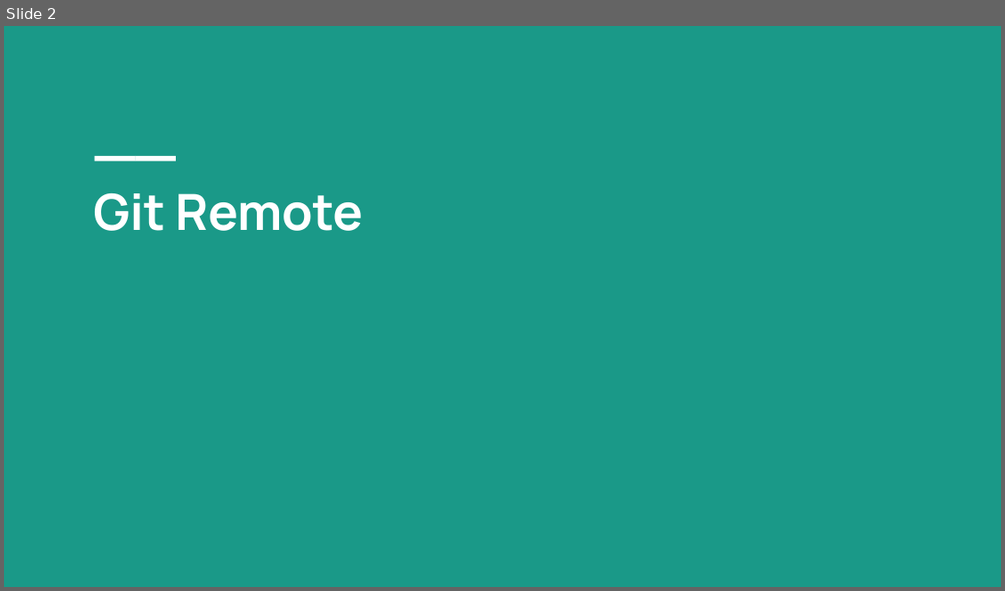
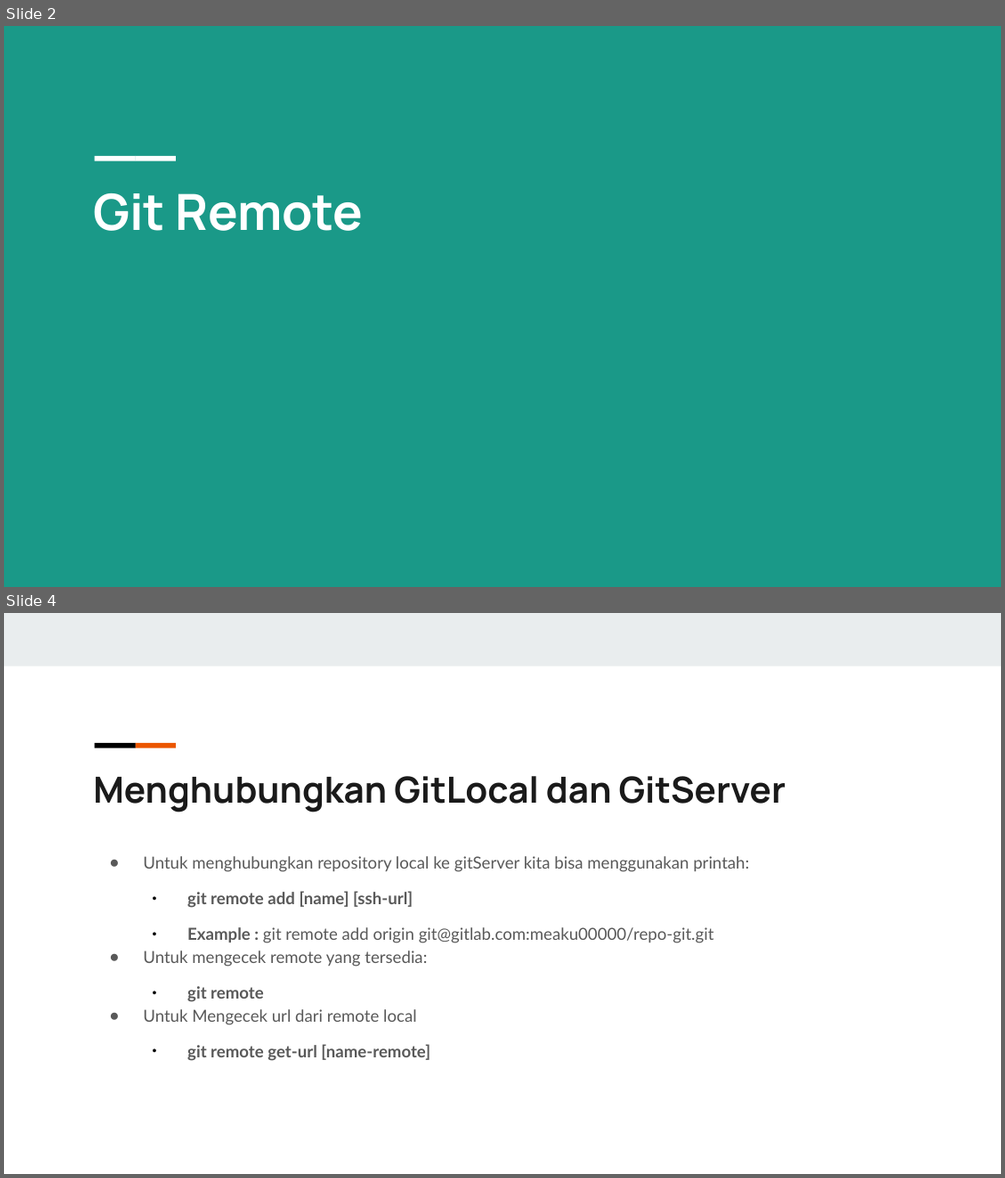
Before and after one commit to meakutamvan/repo-git, a slide deck: 1.1 Learn Git/Recap Git.pptx. Shown one above the other, each under a label of ours: slide 2 before the commit, slides 2 and 4 after it; the slides between them are not shown. The pictures are 1005x591 and 1005x1178 pixels, drawn with LibreOffice and Linux fonts; fonts in the diff are those of the drawing. Boxes give left, top, right and bottom in pixels: in the first picture for what was removed or moved away, otherwise in the second. Text is boxed around its words. In the diff, an @@ line names an element or a change of style, - is before the commit and + after.

Commit message:
complite learn git remote season1 at PZN

```diff
--- a/1.1 Learn Git/Recap Git.pptx
+++ b/1.1 Learn Git/Recap Git.pptx
@@ slide 4 added at <box>4,613,1001,1174</box>, background #FFFFFF @@
@@ rectangle added at <box>4,613,1001,666</box>, fill #E9EDEE @@
@@ rectangle added at <box>95,743,136,747</box>, fill #000000 @@
@@ rectangle added at <box>135,743,176,747</box>, fill #EB5600 @@
@@ text added at <box>93,776,786,812</box>, 26 pt, text #1A1A1A, bold @@
+Menghubungkan GitLocal dan GitServer
@@ text added at <box>143,856,749,1061</box>, 12 pt, text #595959 @@
+● Untuk menghubungkan repository local ke gitServer kita bisa menggunakan printah:
+  • git remote add [name] [ssh-url]
+  • Example : git remote add origin git@gitlab.com:meaku00000/repo-git.git
+● Untuk mengecek remote yang tersedia:
+  • git remote
+● Untuk Mengecek url dari remote local
+  • git remote get-url [name-remote]
```
Also in this commit, not shown: 7 other slides added, 1 slide removed.
